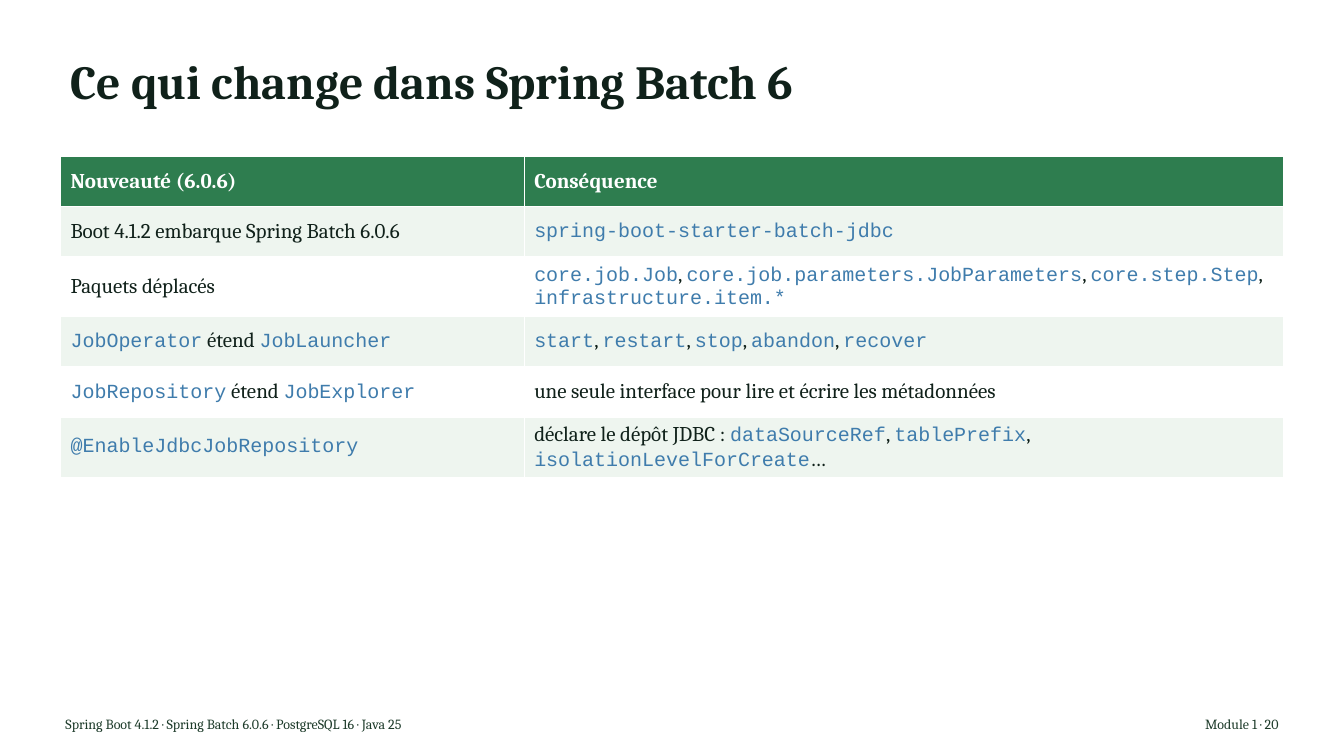
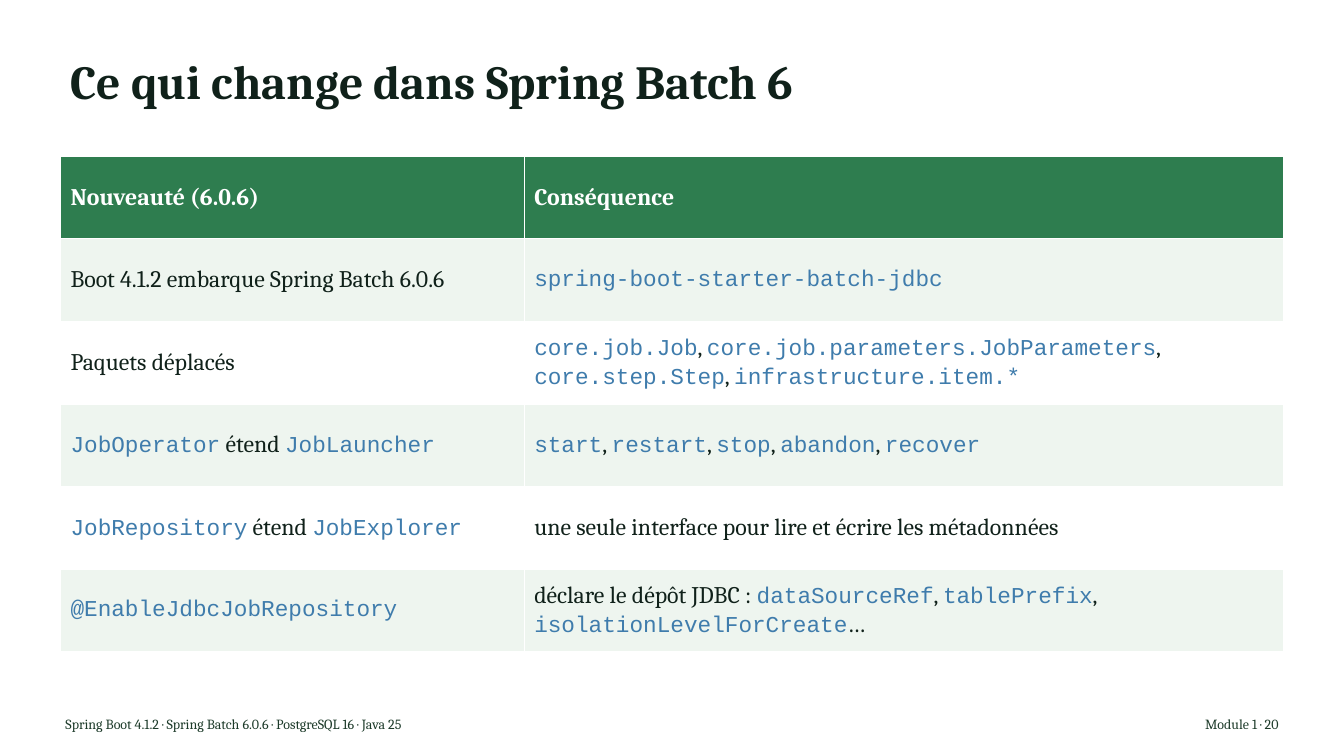
Before and after one commit to NaoufalHightech/tp-spring-batch, a slide deck: slide 17 of pptx/build/Spring_Batch_Module_1.pptx. Drawn at 1344x756 pixels with LibreOffice and Linux fonts; fonts in the diff are those of the drawing. Boxes give left, top, right and bottom in pixels: in the first picture for what was removed or moved away, otherwise in the second. Text is boxed around its words. In the diff, an @@ line names an element or a change of style, - is before the commit and + after.

```diff
--- a/pptx/build/Spring_Batch_Module_1.pptx
+++ b/pptx/build/Spring_Batch_Module_1.pptx
@@ table at bbox=[60, 156, 1284, 652] @@
@@ size 15 to 17 pt in "Nouveauté (6.0.6)", "Conséquence", "Boot 4.1.2 embarque Spring Batch 6.0.6", "Paquets déplacés" and 6 more places @@
@@ size 14.2 to 16.1 pt in "spring-boot-starter-batch-jdbc", "core.job.Job, core.job.parameters.JobParameters, core.step.S ...", "JobOperator JobLauncher", "start, restart, stop, abandon, recover" and 3 more places @@
```
Also in this commit, not shown: 22 other slides changed, 10 other files.
